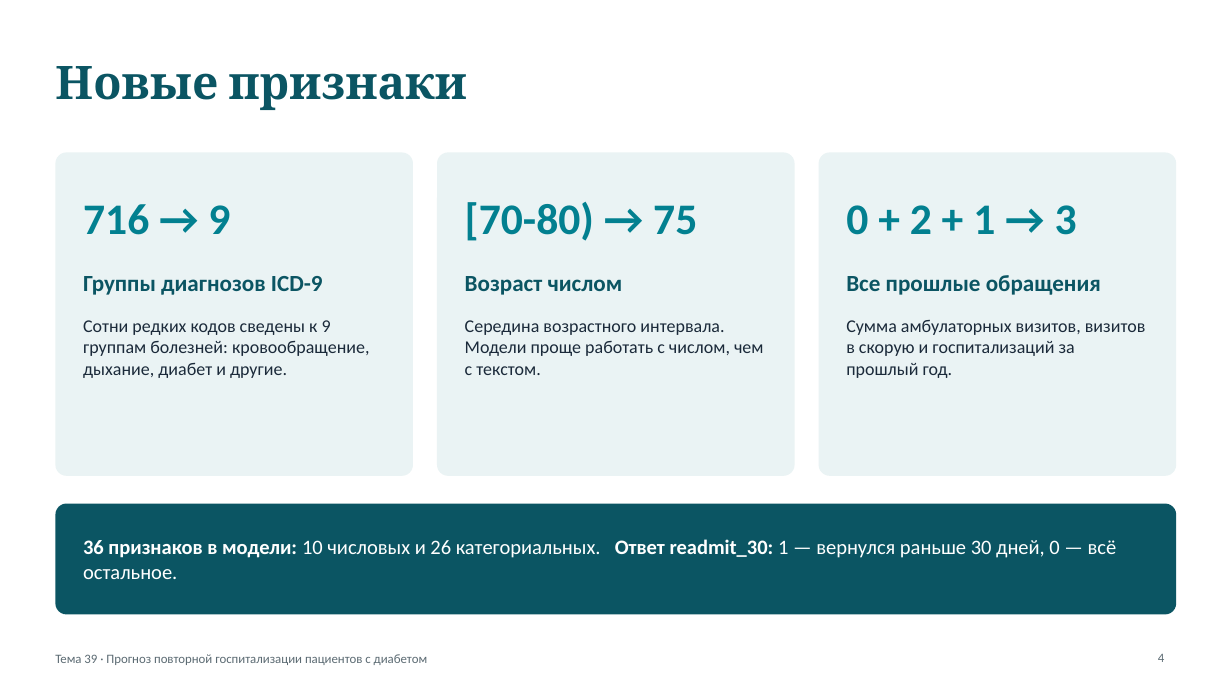
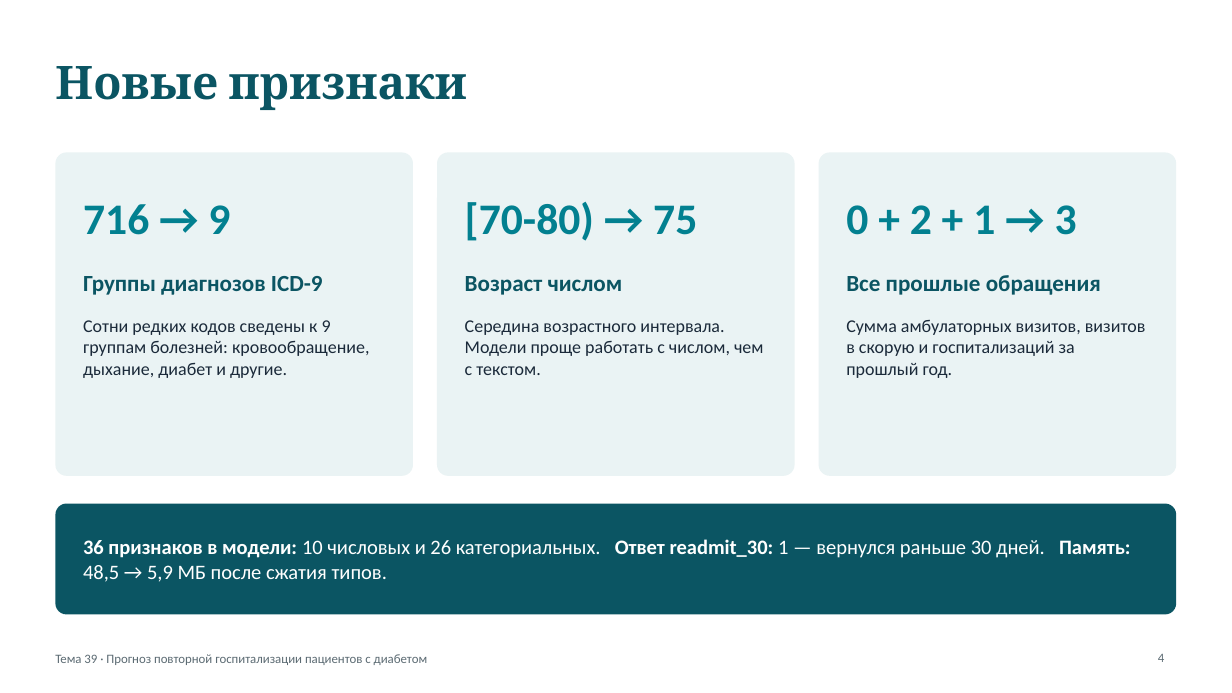
Before and after one commit to Kaiyrbek-data/-, a slide deck: slide 4 of docs/presentation.pptx. Drawn at 1232x693 pixels with LibreOffice and Linux fonts; fonts in the diff are those of the drawing. Boxes give left, top, right and bottom in pixels: in the first picture for what was removed or moved away, otherwise in the second. Text is boxed around its words. In the diff, an @@ line names an element or a change of style, - is before the commit and + after.

```diff
--- a/docs/presentation.pptx
+++ b/docs/presentation.pptx
@@ text at (83, 539, 1130, 582): text changed @@
-36 признаков в модели: 10 числовых и 26 категориальных. Ответ readmit_30: 1 — вернулся раньше 30 дней, 0 — всё остальное.
+36 признаков в модели: 10 числовых и 26 категориальных. Ответ readmit_30: 1 — вернулся раньше 30 дней. Память: 48,5 → 5,9 МБ после сжатия типов.
```
Also in this commit, not shown: 5 other slides changed, 1 slide added, 1 other file.
